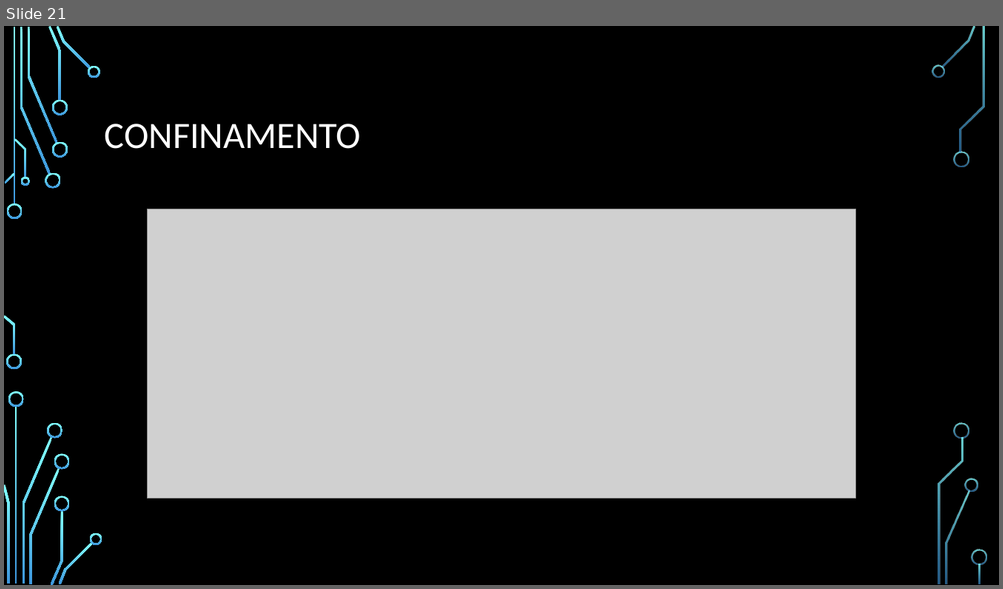
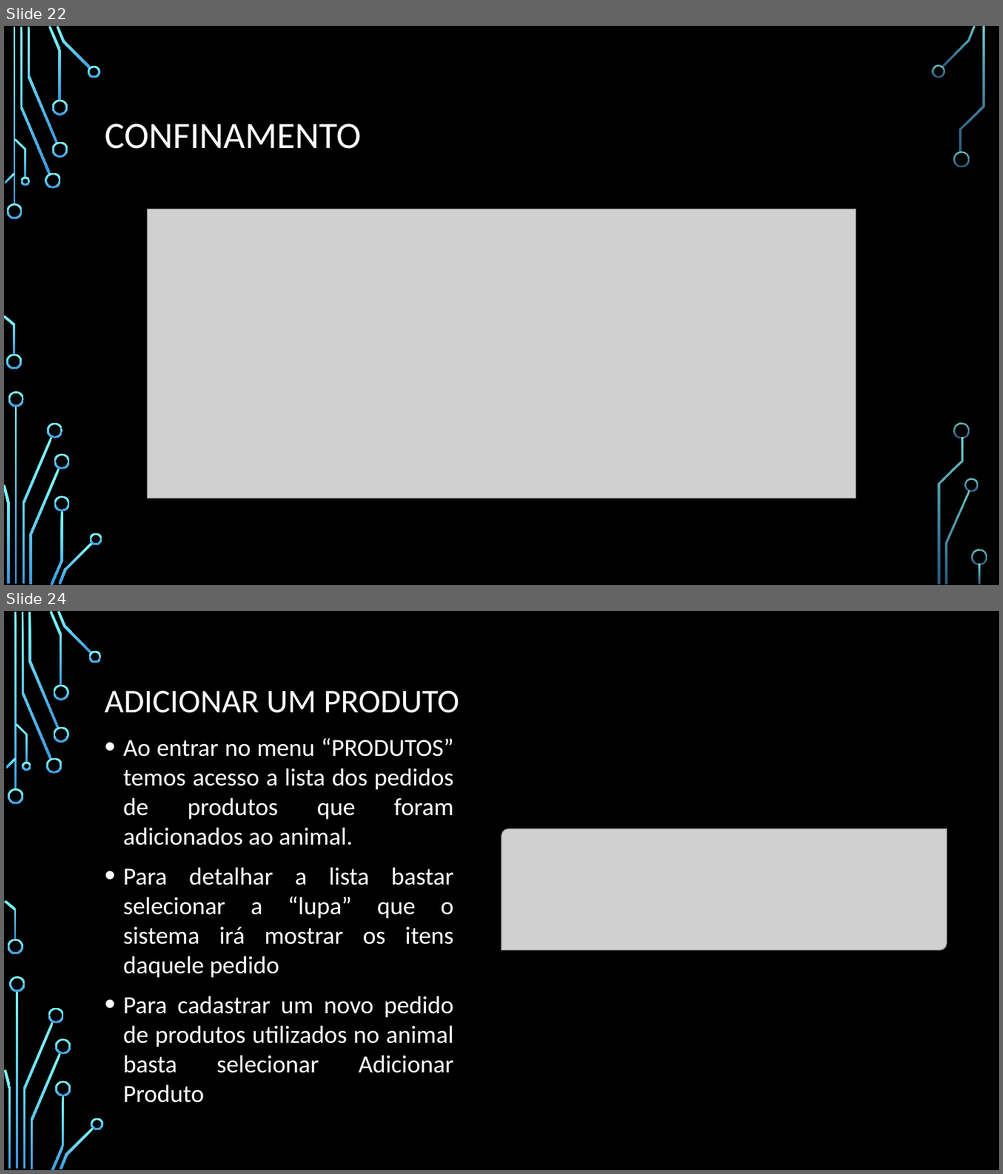
Before and after one commit to chav1985/GerenciamentoBovinos, a slide deck: GerenciamentoBovinos/Documentação/Apresentação/SISTEMA DE GERENCIAMENTO DE BOVINOS.pptx. Shown one above the other, each under a label of ours: slide 21 before the commit, slides 22 and 24 after it; the slides between them are not shown. The pictures are 1003x589 and 1003x1174 pixels, drawn with LibreOffice and Linux fonts; fonts in the diff are those of the drawing; grey boxes stand for pictures; background and template pictures are left out. Boxes give left, top, right and bottom in pixels: in the first picture for what was removed or moved away, otherwise in the second. Text is boxed around its words. In the diff, an @@ line names an element or a change of style, - is before the commit and + after.

```diff
--- a/GerenciamentoBovinos/Documentação/Apresentação/SISTEMA DE GERENCIAMENTO DE BOVINOS.pptx
+++ b/GerenciamentoBovinos/Documentação/Apresentação/SISTEMA DE GERENCIAMENTO DE BOVINOS.pptx
@@ slide 24 added at (4,611,999,1170), background picture (left out); not listed: 17 template elements that a slide beside it also shows @@
@@ rectangle added at (4,611,999,1170), fill #000000 @@
@@ title added at (105,691,459,713), 32 pt, text #FFFFFF @@
+ADICIONAR UM PRODUTO
@@ text added at (123,738,454,1103), 23.8 pt, text #FFFFFF @@
+• Ao entrar no menu “PRODUTOS” temos acesso a lista dos pedidos de produtos que foram adicionados ao animal.
+• Para detalhar a lista bastar selecionar a “lupa” que o sistema irá mostrar os itens daquele pedido
+• Para cadastrar um novo pedido de produtos utilizados no animal basta selecionar Adicionar Produto
@@ picture added at (502,829,947,951) @@
@@ group added at (4,611,103,1170): 24 freeform shapes, 2 rectangles @@
@@ what was slide 21 is now slide 22 @@
```
Also in this commit, not shown: 2 slides changed, 5 other slides added, 1 slide removed.
